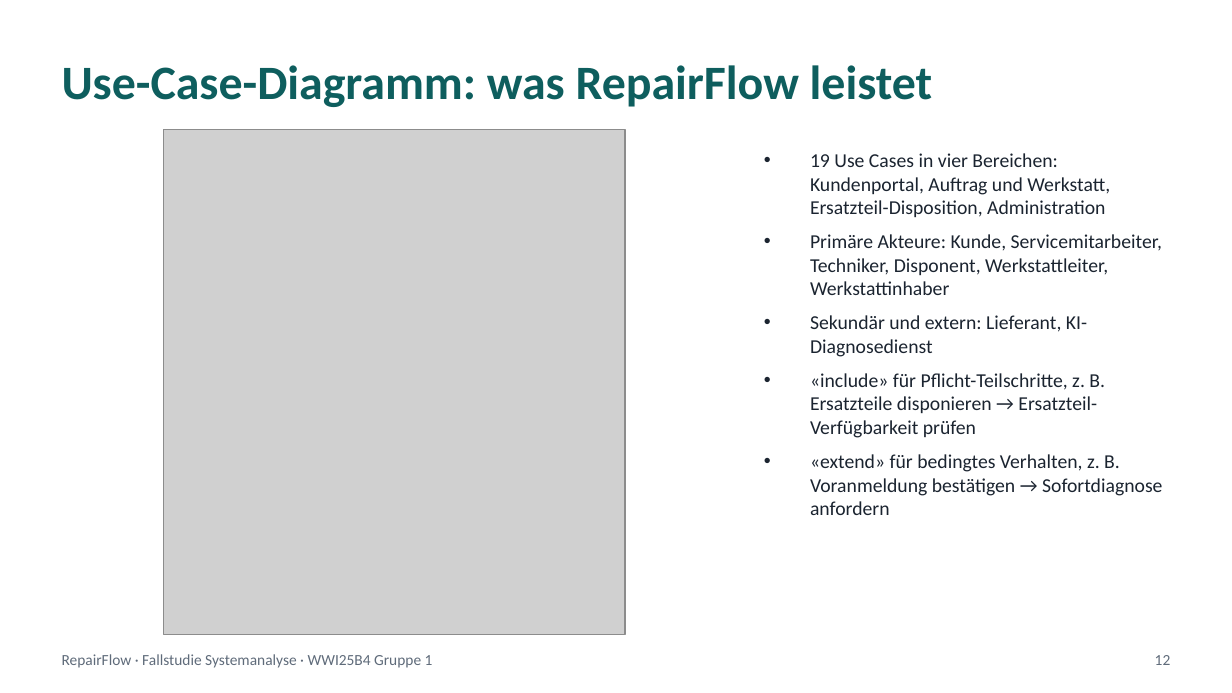
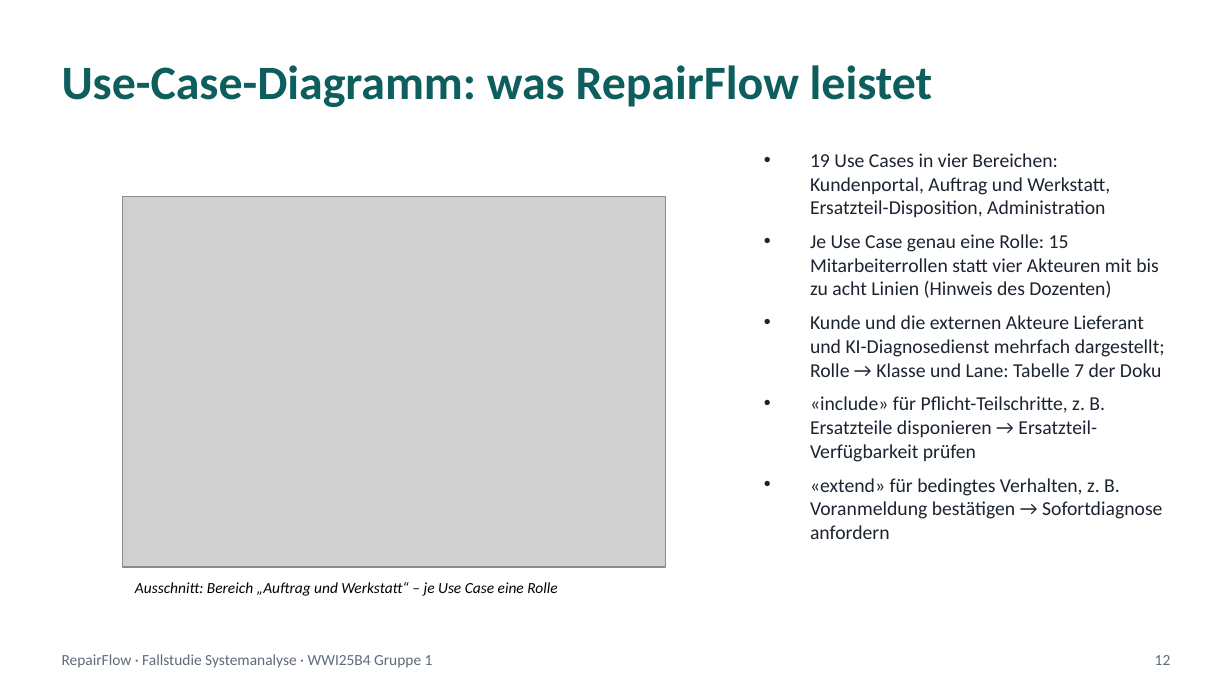
Before and after one commit to jakobschwan123-cmd/casestudy-semester-3, a slide deck: slide 12 of 4_praesentation/Abschlusspraesentation.pptx. Drawn at 1232x693 pixels with LibreOffice and Linux fonts; fonts in the diff are those of the drawing; grey boxes stand for pictures. Boxes give left, top, right and bottom in pixels: in the first picture for what was removed or moved away, otherwise in the second. Text is boxed around its words. In the diff, an @@ line names an element or a change of style, - is before the commit and + after.

```diff
--- a/4_praesentation/Abschlusspraesentation.pptx
+++ b/4_praesentation/Abschlusspraesentation.pptx
@@ picture: place and size @@
-picture at (164, 129, 626, 634)
+picture at (123, 197, 665, 568)
@@ text at (810, 234, 1165, 377): text changed @@
-• Primäre Akteure: Kunde, Servicemitarbeiter, Techniker, Disponent, Werkstattleiter, Werkstattinhaber
-• Sekundär und extern: Lieferant, KI-Diagnosedienst
+• Je Use Case genau eine Rolle: 15 Mitarbeiterrollen statt vier Akteuren mit bis zu acht Linien (Hinweis des Dozenten)
+• Kunde und die externen Akteure Lieferant und KI-Diagnosedienst mehrfach dargestellt; Rolle → Klasse und Lane: Tabelle 7 der Doku
@@ text added at (135, 582, 557, 596), 9 pt, text #000000, italic @@
+Ausschnitt: Bereich „Auftrag und Werkstatt“ – je Use Case eine Rolle
```
Also in this commit, not shown: 4 other slides changed, 28 other files.
